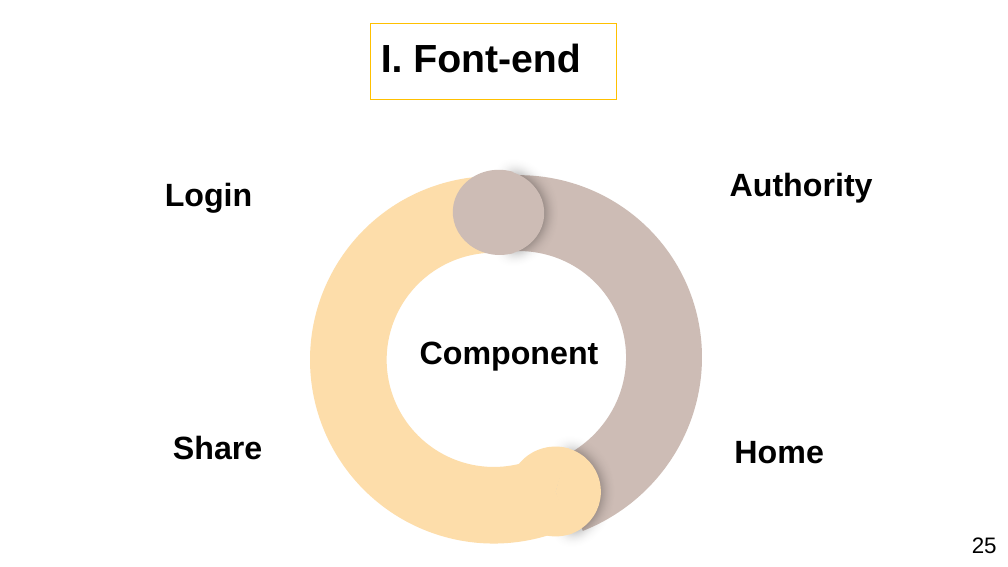
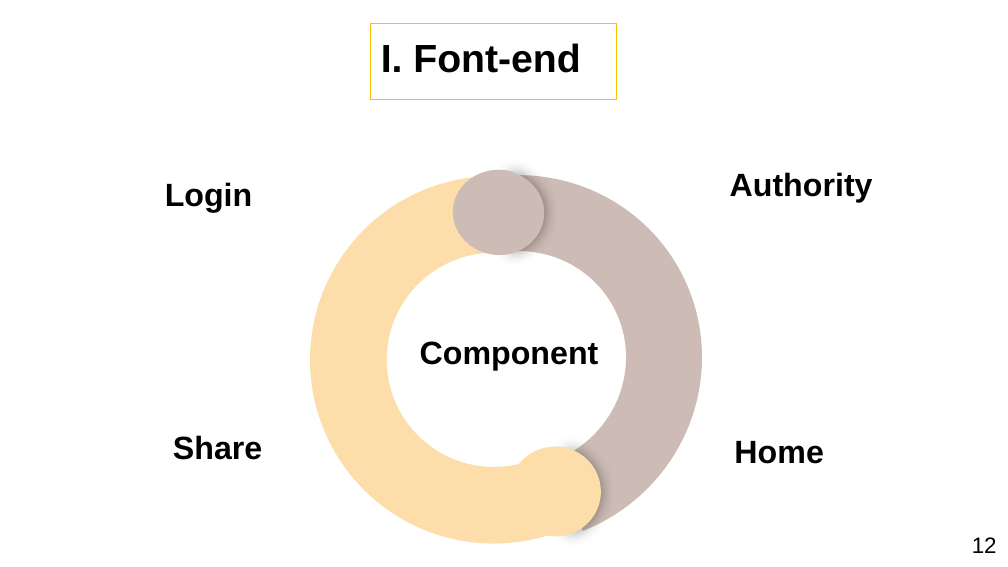
Before and after one commit to PhamHuynhThanhLam/Website_tim_kiem_dang_tin_nha_tro, a slide deck: slide 13 of PPTLCN.pptx (slide 24 before the commit). Drawn at 1008x567 pixels with LibreOffice and Linux fonts; fonts in the diff are those of the drawing; background and template pictures are left out. Boxes give left, top, right and bottom in pixels: in the first picture for what was removed or moved away, otherwise in the second. Text is boxed around its words. In the diff, an @@ line names an element or a change of style, - is before the commit and + after.

```diff
--- a/PPTLCN.pptx
+++ b/PPTLCN.pptx
@@ text at (x1=972, y1=537, x2=997, y2=553): text changed @@
-25
+12
```
Also in this commit, not shown: 25 other slides changed, 1 slide added, 15 slides removed.
